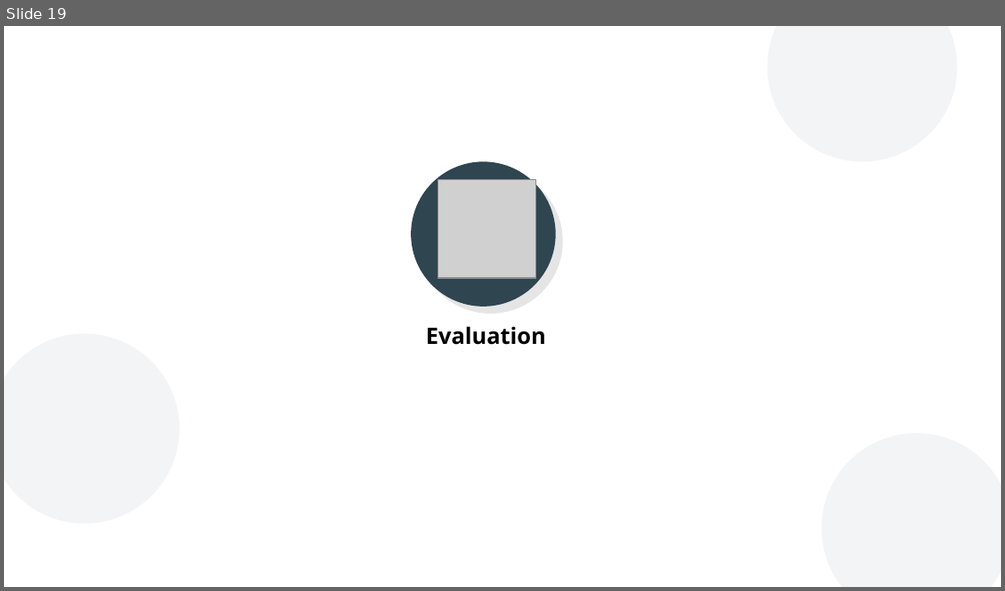
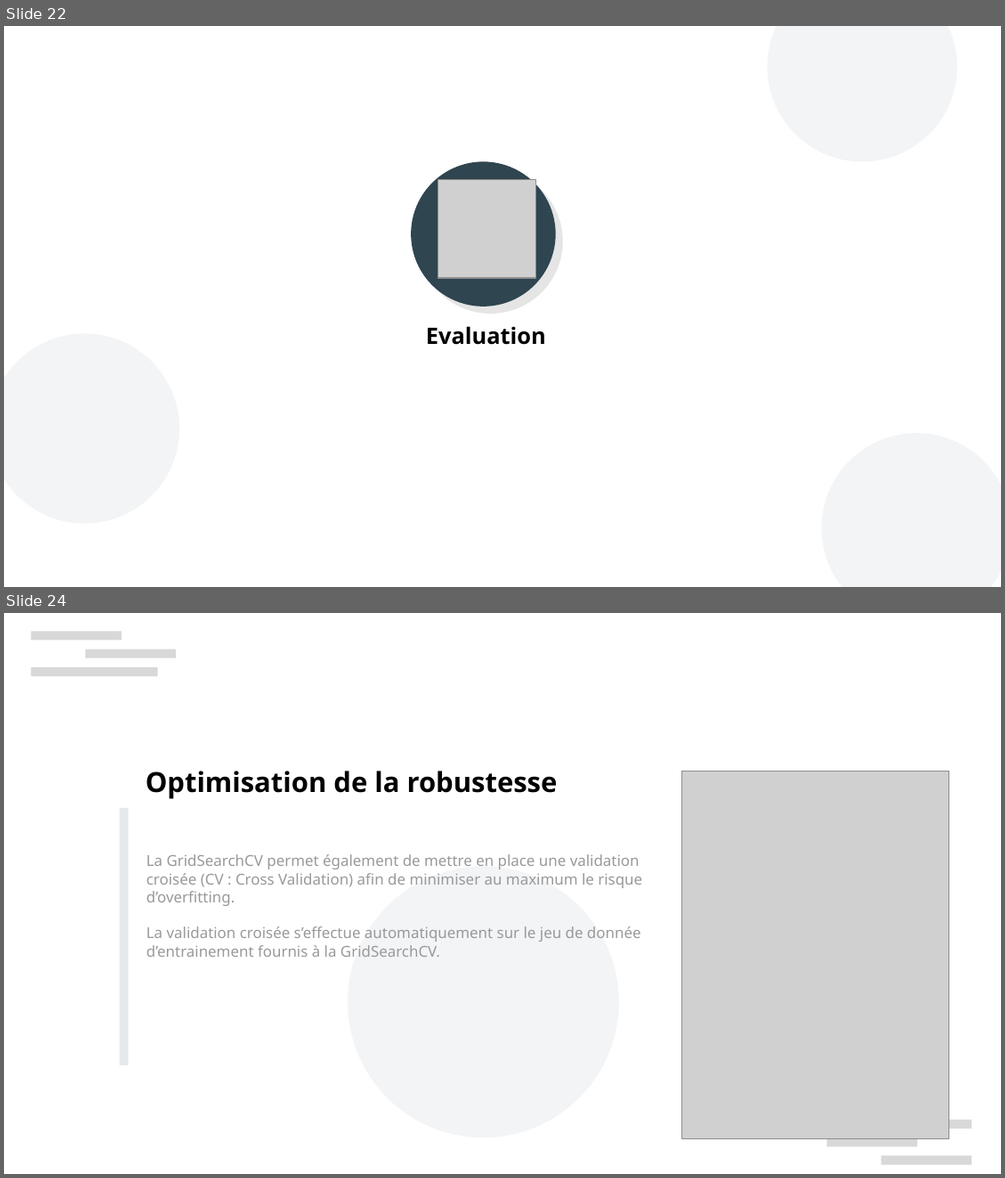
Before and after one commit to curiousmindflow/oc-ml-p3, a slide deck: report/P3_01_presentation.odp. Shown one above the other, each under a label of ours: slide 19 before the commit, slides 22 and 24 after it; the slides between them are not shown. The pictures are 1005x591 and 1005x1178 pixels, drawn with LibreOffice and Linux fonts; fonts in the diff are those of the drawing; grey boxes stand for pictures; background and template pictures are left out. Boxes give left, top, right and bottom in pixels: in the first picture for what was removed or moved away, otherwise in the second. Text is boxed around its words. In the diff, an @@ line names an element or a change of style, - is before the commit and + after.

```diff
--- a/report/P3_01_presentation.odp
+++ b/report/P3_01_presentation.odp
@@ slide 24 added at (4,613,1001,1174), background #FFFFFF @@
@@ rectangle added at (31,631,121,640), fill #CCCCCC at 75% opacity @@
@@ rectangle added at (85,649,176,658), fill #CCCCCC at 75% opacity @@
@@ rectangle added at (31,667,158,676), fill #CCCCCC at 75% opacity @@
@@ text added at (146,771,558,799), 22 pt, text #000000, bold @@
+Optimisation de la robustesse
@@ picture added at (682,771,949,1140) @@
@@ rectangle added at (120,809,129,1065), fill #CED4DA at 50% opacity @@
@@ text added at (146,854,642,957), 12 pt, text #999999 @@
+La GridSearchCV permet également de mettre en place une validation croisée (CV : Cross Validation) afin de minimiser au maximum le risque d’overfitting.
+La validation croisée s’effectue automatiquement sur le jeu de donnée d’entrainement fournis à la GridSearchCV.
@@ ellipse added at (348,867,619,1137), fill #8D99AE at 10% opacity @@
@@ rectangle added at (845,1119,971,1128), fill #CCCCCC at 75% opacity @@
@@ rectangle added at (827,1137,917,1147), fill #CCCCCC at 75% opacity @@
@@ rectangle added at (882,1156,971,1165), fill #CCCCCC at 75% opacity @@
@@ what was slide 19 is now slide 22 @@
```
Also in this commit, not shown: 2 slides changed, 6 other slides added, 21 slides removed, 10 other files.
